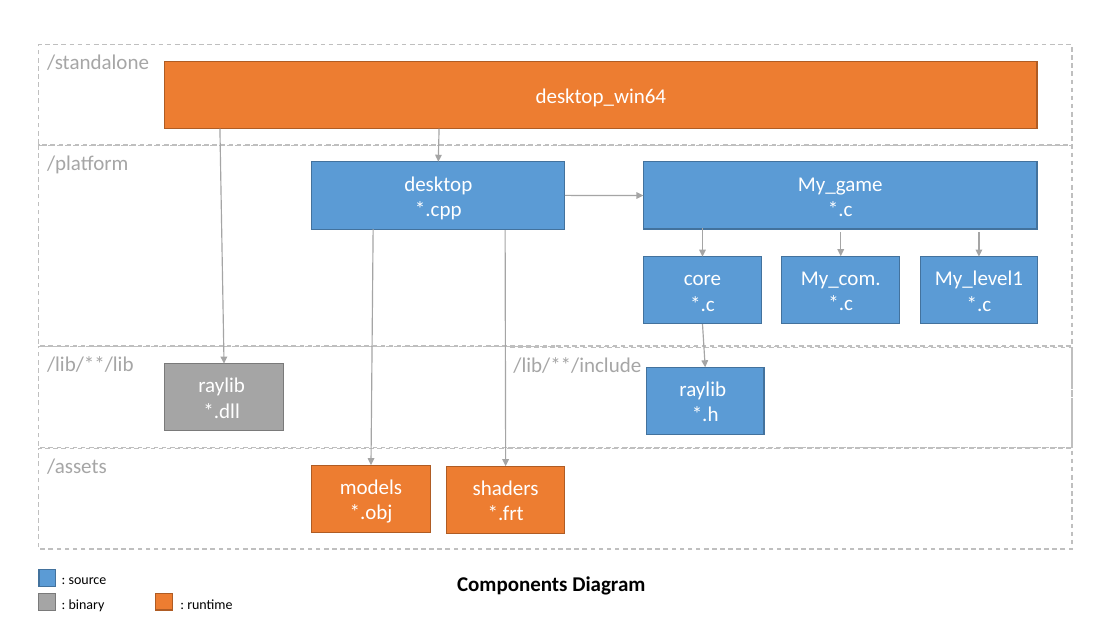
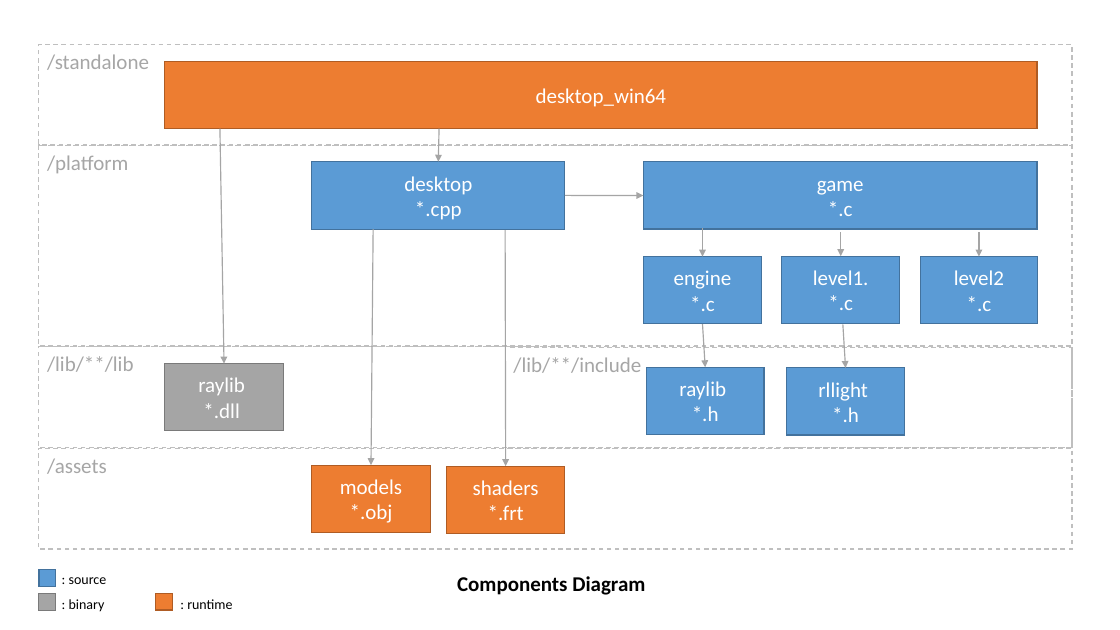
Before and after one commit to DamienFremont/c99-raylib5-gl3-3dgame-starter, a slide deck: slide 1 of docs/README/diagrams.pptx. Drawn at 1120x630 pixels with LibreOffice and Linux fonts; fonts in the diff are those of the drawing. Boxes give left, top, right and bottom in pixels: in the first picture for what was removed or moved away, otherwise in the second. Text is boxed around its words. In the diff, an @@ line names an element or a change of style, - is before the commit and + after.

```diff
--- a/docs/README/diagrams.pptx
+++ b/docs/README/diagrams.pptx
@@ text in rectangle at (817,181,864,216): text changed @@
-My_game
-*.c
+game
+*.c
@@ text in rectangle at (674,270,732,311): text changed @@
-core
-*.c
+engine
+*.c
@@ text in rectangle at (813,270,869,310): text changed @@
-My_com.
-*.c
+level1.
+*.c
@@ text in rectangle at (954,270,1004,311): text changed @@
-My_level1
-*.c
+level2
+*.c
@@ arrow added from (843, 324) to (846, 368), #A5A5A5 1 pt @@
@@ rectangle added at (787,368,905,435), fill #5B9BD5, outline #43739E 1 pt, 18 pt, text #FFFFFF @@
+rllight
+*.h
```
Also in this commit, not shown: 12 other files.
